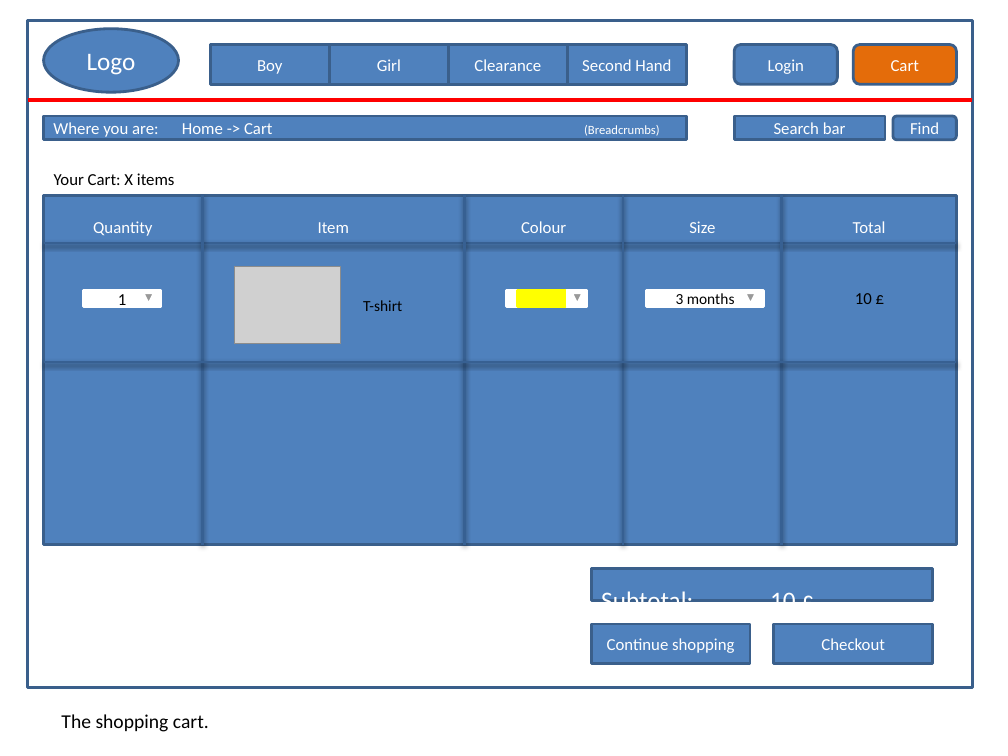
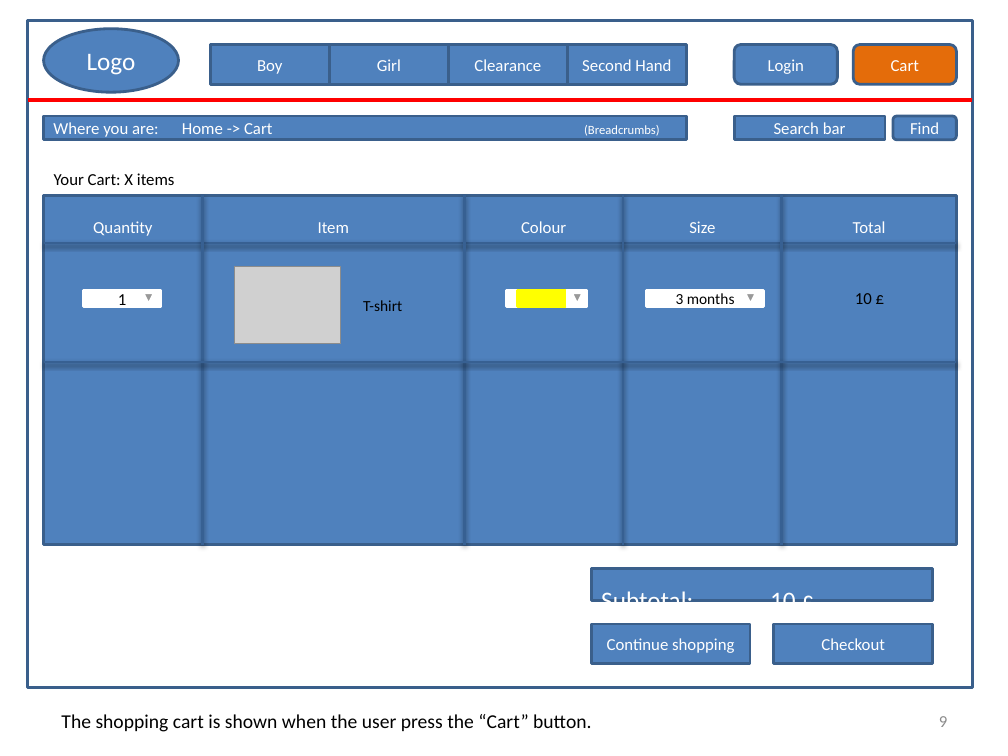
Before and after one commit to joanawelti/Human-Computer-Interaction-Project-AGIJ, a slide deck: slide 9 of Prototype/HCI_Prototype_2.pptx (slide 7 before the commit). Drawn at 1008x756 pixels with LibreOffice and Linux fonts; fonts in the diff are those of the drawing; grey boxes stand for pictures. Boxes give left, top, right and bottom in pixels: in the first picture for what was removed or moved away, otherwise in the second. Text is boxed around its words. In the diff, an @@ line names an element or a change of style, - is before the commit and + after.

```diff
--- a/Prototype/HCI_Prototype_2.pptx
+++ b/Prototype/HCI_Prototype_2.pptx
@@ text at box(61, 714, 591, 732): text changed @@
-The shopping cart.
+The shopping cart is shown when the user press the “Cart” button.
@@ page number added at box(939, 716, 947, 727), 12 pt, text #8C8C8C @@
+9
```
Also in this commit, not shown: 12 other slides changed, 2 slides added, 1 slide removed, 2 other files.
